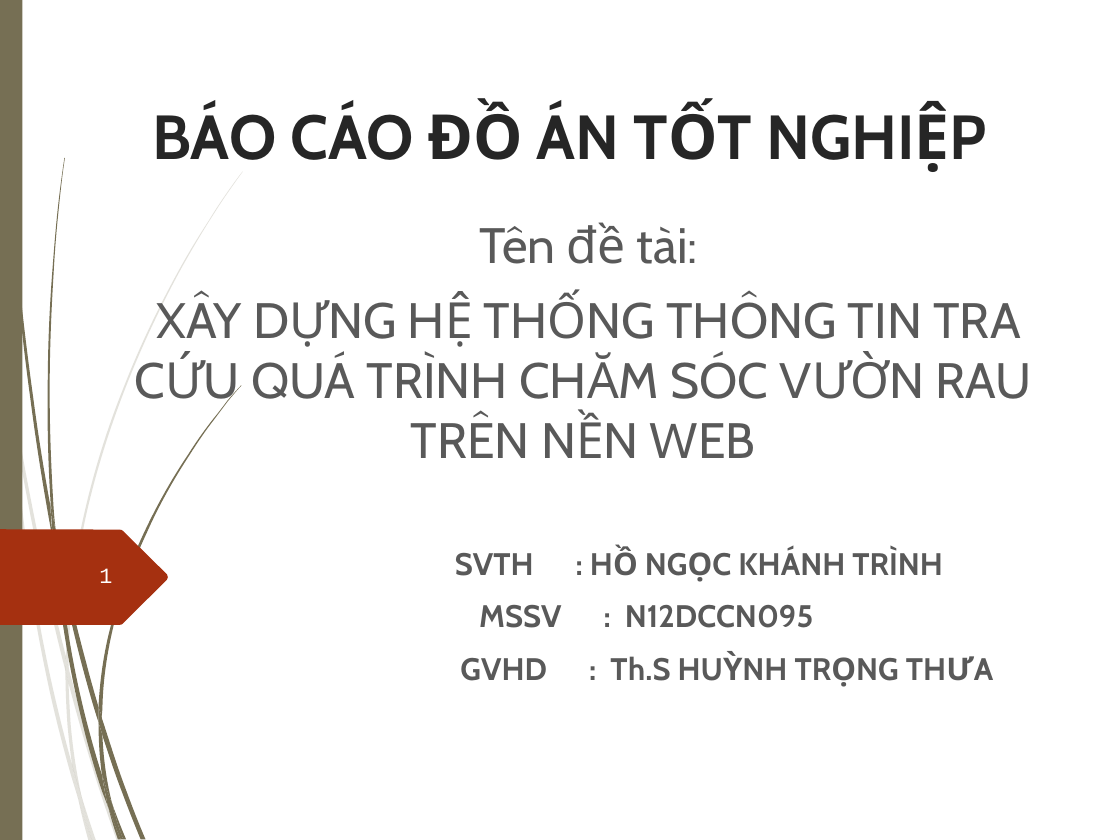
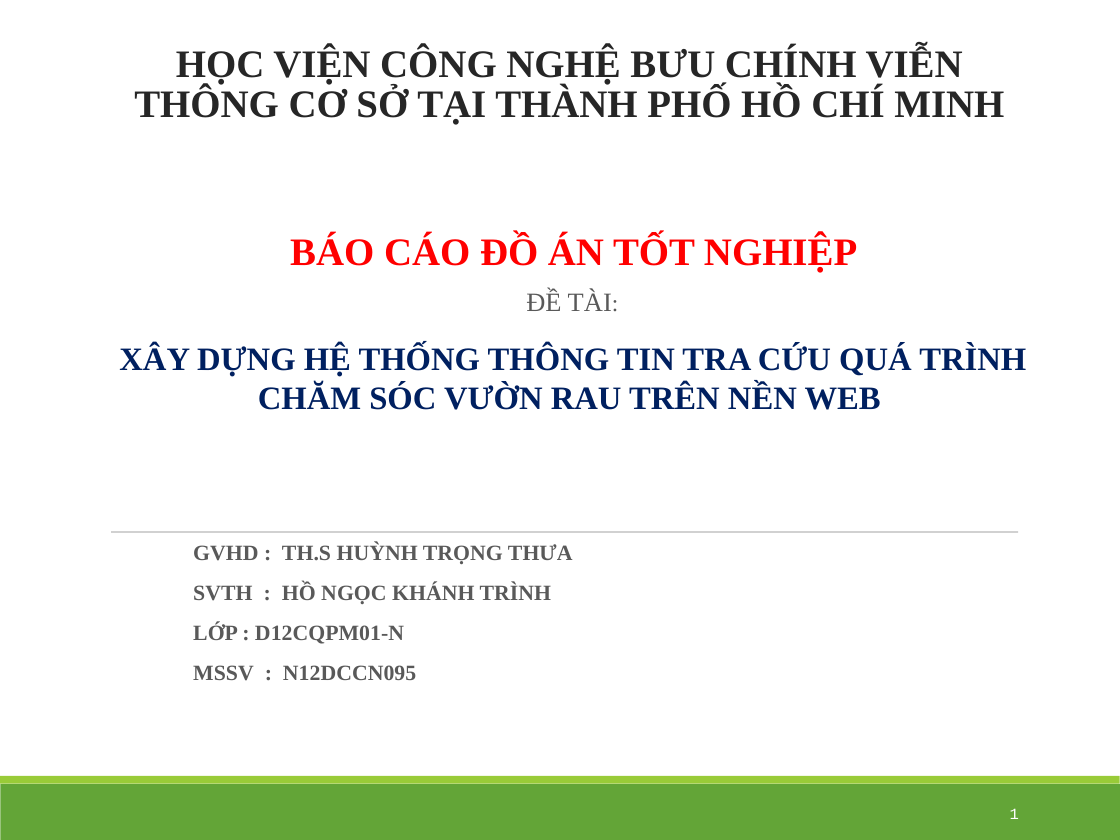
Before and after one commit to Trinhleo/vegetableApp, a slide deck: slide 1 of BÁO-CÁO-ĐỒ-ÁN-TỐT-NGHIỆP - Khanhtrinh.ppt. Drawn at 1120x840 pixels with LibreOffice and Linux fonts; fonts in the diff are those of the drawing; background and template pictures are left out. Boxes give left, top, right and bottom in pixels: in the first picture for what was removed or moved away, otherwise in the second. Text is boxed around its words. In the diff, an @@ line names an element or a change of style, - is before the commit and + after.

```diff
--- a/BÁO-CÁO-ĐỒ-ÁN-TỐT-NGHIỆP - Khanhtrinh.ppt
+++ b/BÁO-CÁO-ĐỒ-ÁN-TỐT-NGHIỆP - Khanhtrinh.ppt
@@ rectangle removed at (0,0,22,840) @@
@@ title at (134,47,1004,124): text changed; size 40 to 25 pt; font Cabin to Times New Roman @@
-BÁO CÁO ĐỒ ÁN TỐT NGHIỆP
+HỌC VIỆN CÔNG NGHỆ BƯU CHÍNH VIỄN THÔNG CƠ SỞ TẠI THÀNH PHỐ HỒ CHÍ MINH
@@ subtitle "BÁO CÁO ĐỒ ÁN TỐT ...": place and size @@
-subtitle "BÁO CÁO ĐỒ ÁN TỐT ..." at (156,222,1031,681)
+subtitle "BÁO CÁO ĐỒ ÁN TỐT ..." at (119,234,1026,681)
@@ subtitle at (290,234,857,311): text changed; size 32 to 25 pt; font Cabin to Times New Roman; text colour #595959 to #FF0000; bold on @@
-Tên đề tài:
+BÁO CÁO ĐỒ ÁN TỐT NGHIỆP
+ĐỀ TÀI:
@@ subtitle at (119,344,1026,681): size 32 to 21 pt, text colour #595959 to #002060, bold on in "XÂY DỰNG HỆ THỐNG THÔNG TIN TRA ..."; font Cabin to Times New Roman in "XÂY DỰNG HỆ THỐNG THÔNG TIN TRA ...", "SVTH : HỒ NGỌC KHÁNH TRÌNH", "MSSV : N12DCCN095"; size 20 to 14 pt in "SVTH : HỒ NGỌC KHÁNH TRÌNH", "MSSV : N12DCCN095"; more space between paragraphs; alignment centre to left; line spacing 1 to 0.7 @@
@@ freeform shape removed at (0,530,168,625) @@
@@ line added from (111, 532) to (1018, 532), #7F7F7F 0.51 pt @@
@@ subtitle at (193,543,573,564): paragraph added @@
+GVHD : TH.S HUỲNH TRỌNG THƯA
@@ subtitle at (193,623,404,644): paragraph added @@
+LỚP : D12CQPM01-N
@@ subtitle at (460,656,670,681): paragraph removed @@
-GVHD : Th.S HUỲNH TRỌNG THƯA
@@ rectangle added at (0,776,1120,784), fill #99CB38 @@
@@ group removed at (0,171,243,840): 10 freeform shapes @@
@@ group removed at (2,0,242,840): 12 freeform shapes @@
@@ rectangle added at (0,784,1120,840), fill #63A537 @@
@@ page number: place and size @@
-page number at (99,568,112,583)
+page number at (1010,808,1019,819)
@@ page number at (1010,808,1019,819): size 14 to 10 pt; line spacing 0.8 to 1 @@
```
Also in this commit, not shown: 10 other slides changed, 2 slides added, 2 slides removed, 25 other files.
